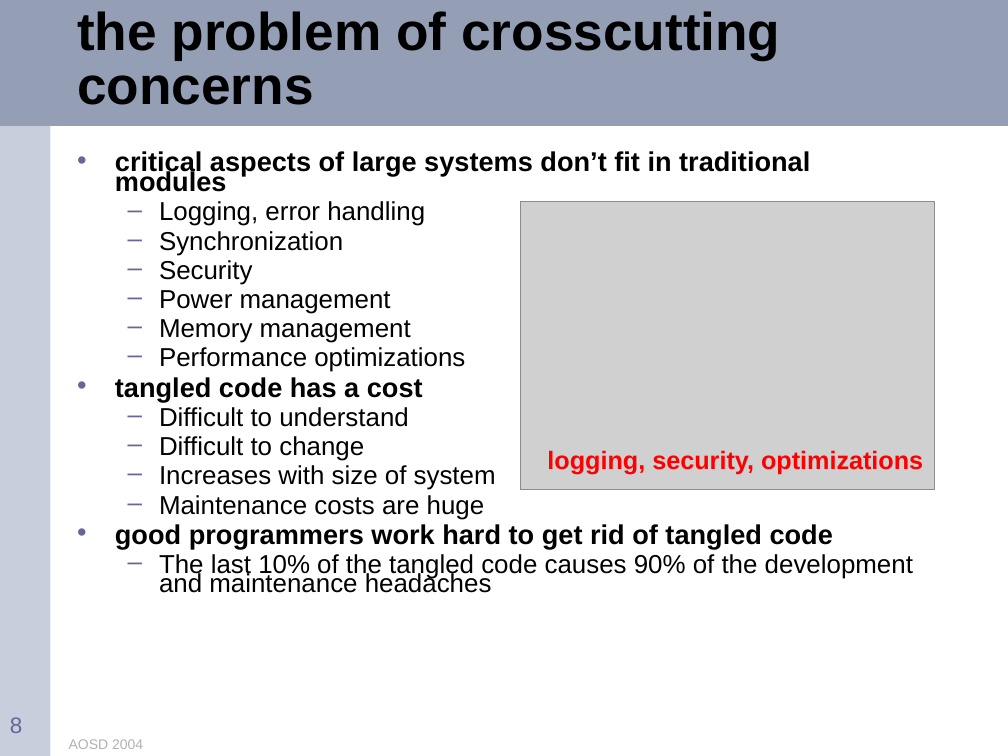
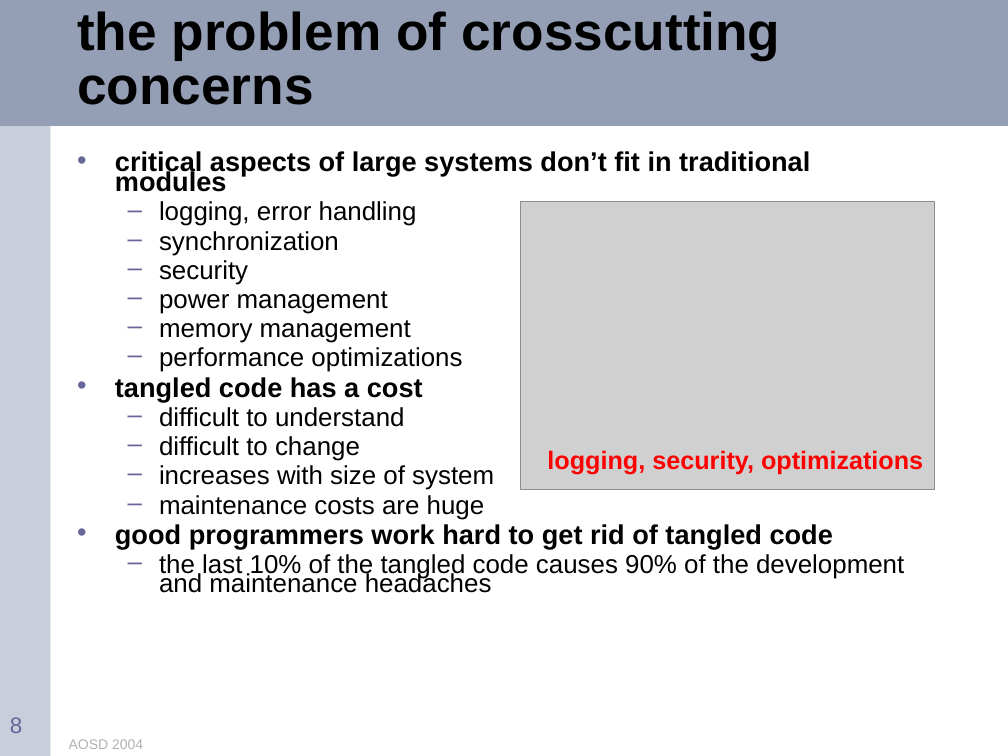
Before and after one commit to eclipse-aspectj/aspectj, a slide deck: slide 8 of docs/teaching/tutorial.ppt. Drawn at 1008x756 pixels with LibreOffice and Linux fonts; fonts in the diff are those of the drawing; grey boxes stand for pictures. Boxes give left, top, right and bottom in pixels: in the first picture for what was removed or moved away, otherwise in the second. Text is boxed around its words. In the diff, an @@ line names an element or a change of style, - is before the commit and + after.

```diff
--- a/docs/teaching/tutorial.ppt
+++ b/docs/teaching/tutorial.ppt
@@ text at (x1=159, y1=201, x2=462, y2=372): text changed @@
-  – Logging, error handling
-  – Synchronization
-  – Security
-  – Power management
-  – Memory management
-  – Performance optimizations
+  – logging, error handling
+  – synchronization
+  – security
+  – power management
+  – memory management
+  – performance optimizations
@@ text at (x1=159, y1=407, x2=494, y2=520): text changed @@
-  – Difficult to understand
-  – Difficult to change
-  – Increases with size of system
-  – Maintenance costs are huge
+  – difficult to understand
+  – difficult to change
+  – increases with size of system
+  – maintenance costs are huge
@@ text at (x1=159, y1=554, x2=904, y2=593): text changed @@
-  – The last 10% of the tangled code causes 90% of the development and maintenance headaches
+  – the last 10% of the tangled code causes 90% of the development and maintenance headaches
```
Also in this commit, not shown: 7 other slides changed.
